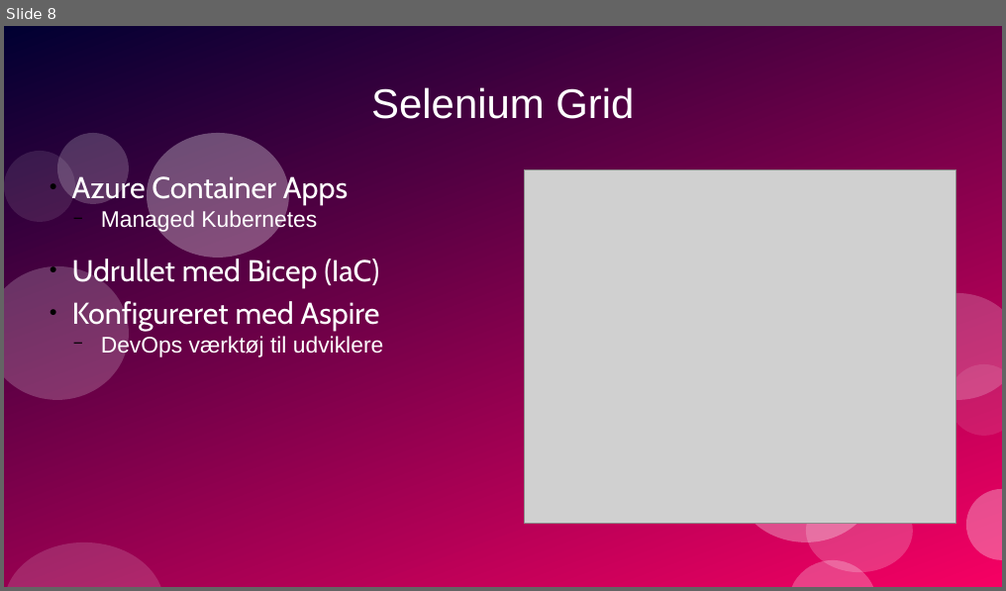
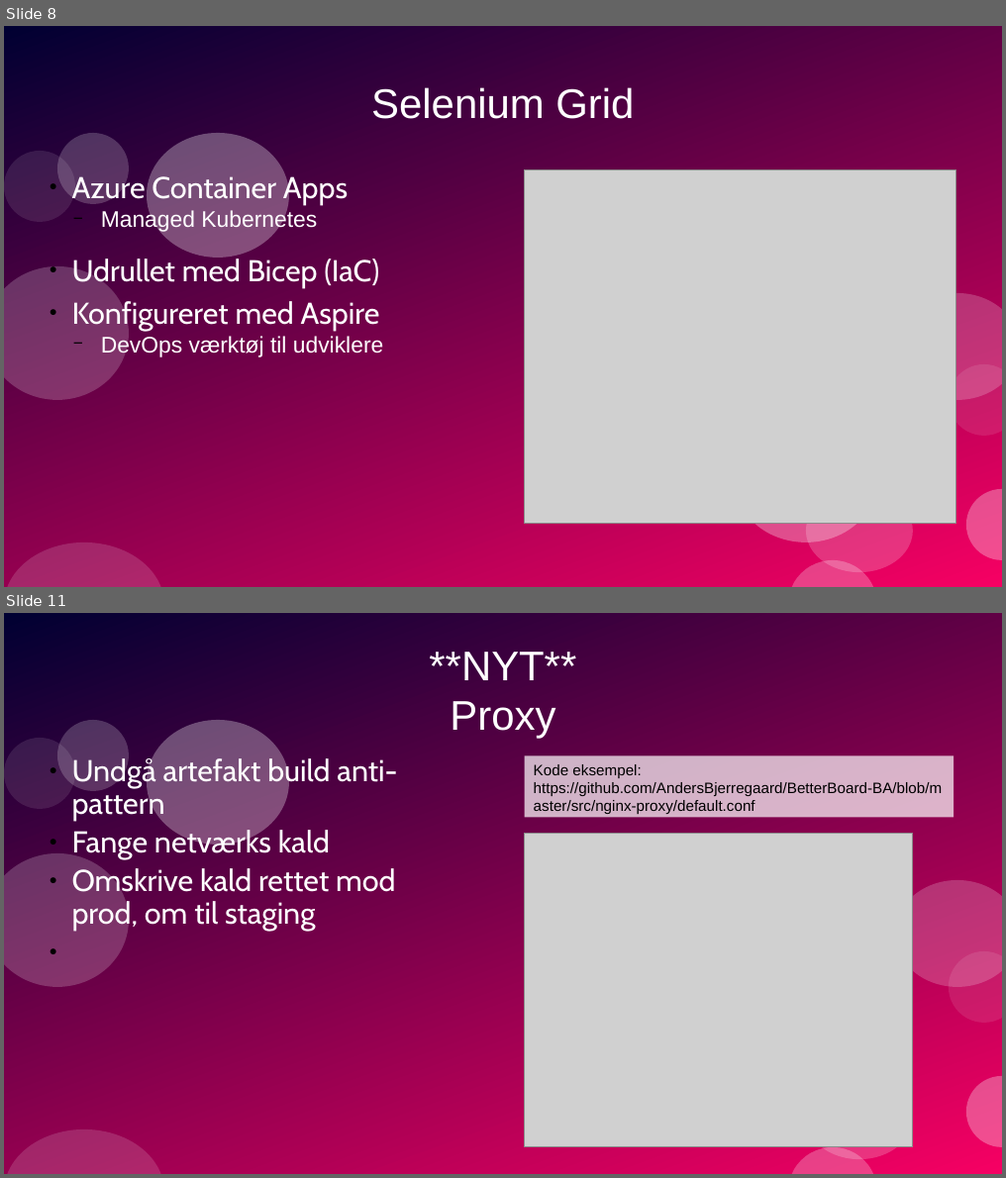
Before and after one commit to AndersBjerregaard/BetterBoard-BA, a slide deck: presentation/presentation.odp. Shown one above the other, each under a label of ours: slide 8 before the commit, slides 8 and 11 after it; the slides between them are not shown. The pictures are 1006x591 and 1006x1178 pixels, drawn with LibreOffice and Linux fonts; fonts in the diff are those of the drawing; grey boxes stand for pictures. Boxes give left, top, right and bottom in pixels: in the first picture for what was removed or moved away, otherwise in the second. Text is boxed around its words. In the diff, an @@ line names an element or a change of style, - is before the commit and + after.

```diff
--- a/presentation/presentation.odp
+++ b/presentation/presentation.odp
@@ slide 11 added at (4,613,1002,1174), background #FFFFFF; not listed: 11 template elements that a slide beside it also shows @@
@@ text added at (429,652,576,738), 33 pt, text #FFFFFF @@
+**NYT**
+Proxy
@@ text added at (72,756,397,931), 24 pt, text #FFFFFF @@
+  ● Undgå artefakt build anti-pattern
+  ● Fange netværks kald
+  ● Omskrive kald rettet mod prod, om til staging
@@ rectangle added at (525,757,954,818), fill #FFFFFF at 70% opacity, 12 pt, text #000000 @@
+Kode eksempel: https://github.com/AndersBjerregaard/BetterBoard-BA/blob/master/src/nginx-proxy/default.conf
@@ picture added at (525,833,913,1148) @@
```
Also in this commit, not shown: 1 slide changed, 1 other slide added, 2 slides removed, 6 other files.
